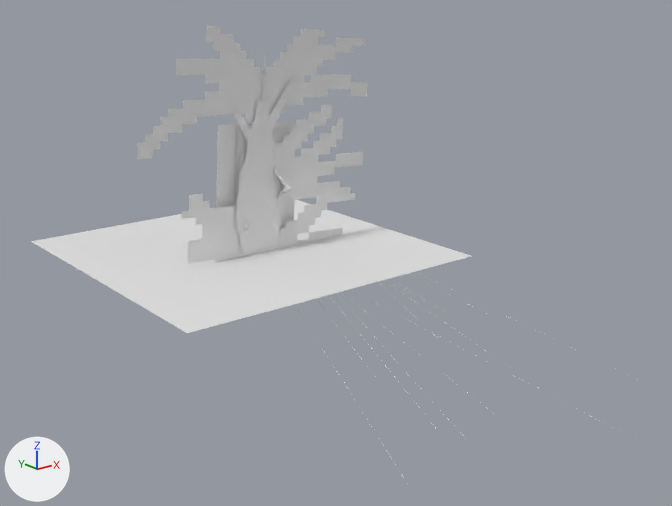
One commit to the FBX model Tear/FBX/Tear_Kit.fbx: the scene before it, then after it.
Rendered twice from a 50 mm lens placed at (-3379.0, -5072.0, 1901.0), pointed at (4.0, -844.0, 210.0). Lighting does not change. The marker at lower left points along +X, +Y and +Z. The picture after the commit comes second. Where no turn or scale is listed for an object, it has been applied to the vertices.

Objects in the first picture: 'Tear_CloudGlow', 'Tear_Fibres', 'Tear_Halo', 'Tear_Lens', 'Tear_SkyFolds' and 6 more.
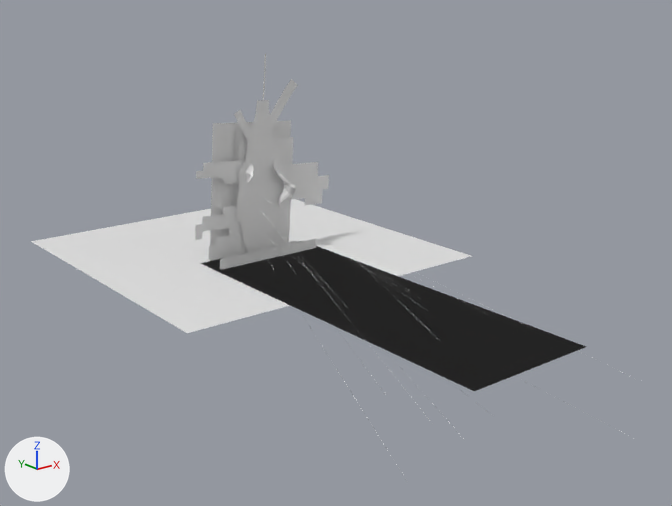
Where the change shows, as pixel boxes (x1, y1, x2, y2) in the pictures (672 x 506 px):
'Tear_LightLane', added: after (200, 241, 586, 391)
'Tear_SkyFolds', reshaped: before (137, 26, 368, 263); after (195, 160, 329, 260)
'Tear_FootSkyline', added: after (220, 238, 316, 270)
'Tear_Fibres', deleted: before (242, 151, 278, 240)
'Tear_FootSkylineIn', added: after (233, 245, 283, 257)
part 1 of me_tear_skyfolds, cut back: before (137, 26, 368, 263); after (195, 160, 329, 240)

Patch to the scene script:
```diff
--- a/Tear/FBX/Tear_Kit.fbx.py
+++ b/Tear/FBX/Tear_Kit.fbx.py
@@ mat_tear_footskylinein @@
+mat_tear_footskylinein = principled_material('Tear_FootSkylineIn')
+mat_tear_footskylinein.base_color = (0.8, 0.8, 0.8)  # white #e7e7e7
@@ mat_tear_lightlane @@
+mat_tear_lightlane = principled_material('Tear_LightLane')
+mat_tear_lightlane.base_color = (0.8, 0.8, 0.8)  # white #e7e7e7
@@ me_tear_skyfolds @@
 # used by ob_tear_skyfolds; location = (0.0, 0.0, 0.0)
-me_tear_skyfolds.from_pydata(...)  # 1292 vertices, 497 faces; spans x -908.0..1002.0, y 12.0, z -212.0..1559.0
+me_tear_skyfolds.from_pydata(...)  # 1292 vertices, 128 faces; spans x -908.0..1002.0, y 12.0, z -212.0..1559.0
+# me_tear_skyfolds part 1
+# 393 faces are deleted
+# 24 new faces join them
 me_tear_skyfolds.materials.append(mat_tear_skyfolds)
@@ me_tear_footskylinein @@
+me_tear_footskylinein.from_pydata([(-226.0, -11.0, -14.0), (224.0, -11.0, -14.0), (224.0, -11.0, 25.0), (-226.0, -11.0, 25.0)], [], [(0, 1, 2, 3)])
+me_tear_footskylinein.materials.append(mat_tear_footskylinein)  # white #e7e7e7
@@ me_tear_lightlane @@
+me_tear_lightlane.from_pydata(...)  # 16 vertices, 7 faces; spans x -421.0..419.0, y -2400.0..60.0, z 1.0
+me_tear_lightlane.materials.append(mat_tear_lightlane)  # white #e7e7e7
@@ me_tear_footskyline @@
+me_tear_footskyline.from_pydata([(-391.0, -140.0, -39.0), (389.0, -140.0, -39.0), (389.0, -140.0, 70.0), (-391.0, -140.0, 70.0)], [], [(0, 1, 2, 3)])
+me_tear_footskyline.materials.append(mat_tear_fibres)  # white #e7e7e7
@@ ob_tear_fibres @@
-ob_tear_fibres = bpy.data.objects.new('Tear_Fibres', me_tear_fibres)
-ob_tear_fibres.location = (0.0, 0.0, 0.0)
@@ ob_tear_footskylinein @@
+ob_tear_footskylinein = bpy.data.objects.new('Tear_FootSkylineIn', me_tear_footskylinein)
+ob_tear_footskylinein.location = (0.0, 0.0, 0.0)
@@ ob_tear_lightlane @@
+ob_tear_lightlane = bpy.data.objects.new('Tear_LightLane', me_tear_lightlane)
+ob_tear_lightlane.location = (0.0, 0.0, 0.0)
@@ ob_tear_footskyline @@
+ob_tear_footskyline = bpy.data.objects.new('Tear_FootSkyline', me_tear_footskyline)
+ob_tear_footskyline.location = (0.0, 0.0, 0.0)
```
